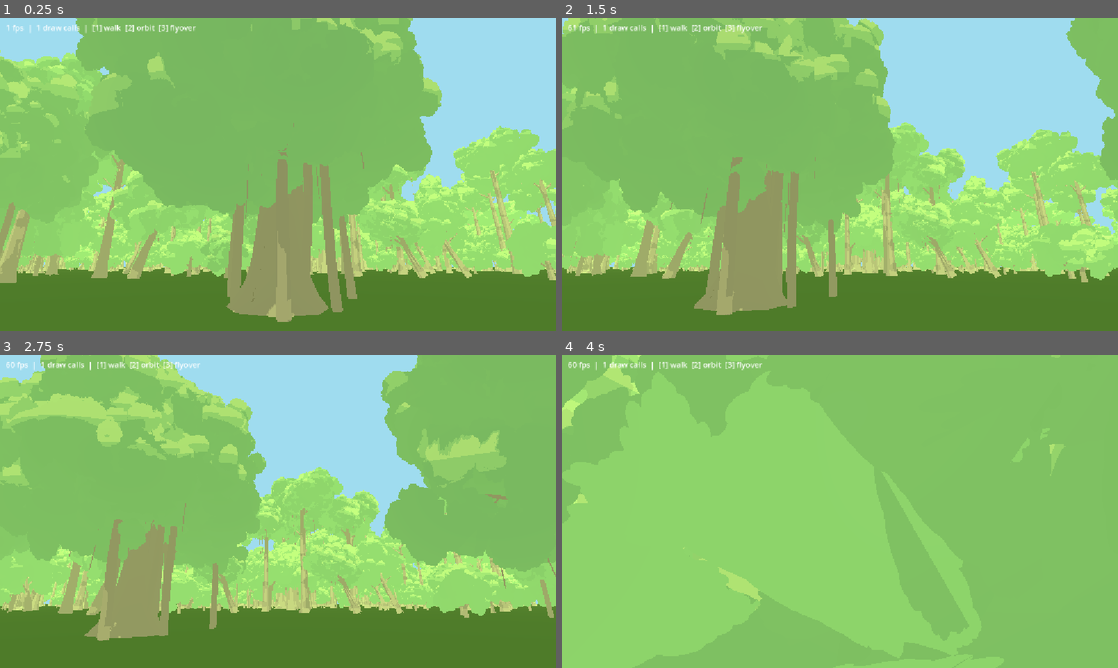
Above: before the commit, frames 1-4 (two rows, left to right).
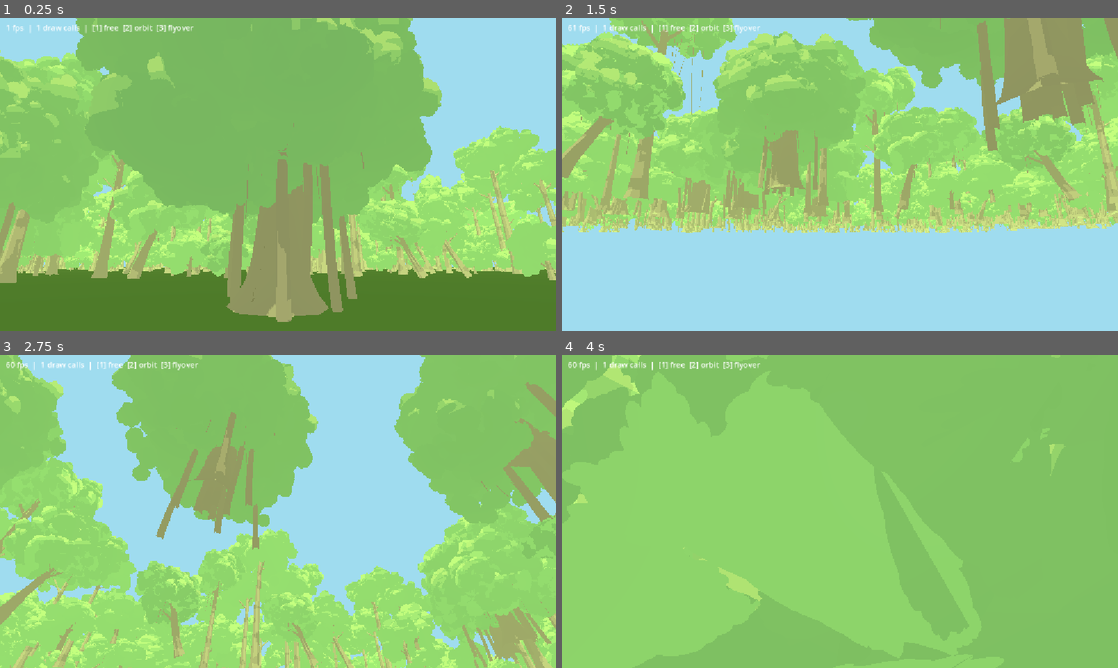
Above: after the commit, the same moments.

Repository: WMsans/anime-tree-rendering
Game: Godot game, scene res://demo/forest_demo.tscn
The game is run twice, just before and just after one commit, with the same random seed, the same clock (stepped at 60 frames per second) and the same inputs. The project has no main scene, so this scene is started directly.
Inputs (mouse positions are in pixels of both pictures, inside the frame that each line leads up to):
- Up to frame 1 (0.25 s): no input
- Up to frame 2 (1.5 s): tap Enter at 0.5 s; move the mouse to (962, 158) at 0.52 s; hold Right (ui_right) 0.53-1.28 s; hold Shift 0.53-1.28 s; click (962, 158) at 0.67 s; tap Space at 0.77, 0.8, 1.07, 1.35 s; move the mouse to (728, 190) at 1.27 s; hold Down (ui_down) from 1.28 s (still down); click (728, 190) at 1.42 s
- Up to frame 3 (2.75 s): tap Space at 1.52, 1.82, 2.3 s; tap Shift at 1.55 s; move the mouse to (333, 442) at 2.02 s; release Down (ui_down) at 2.03 s; hold Right (ui_right) from 2.03 s (still down); hold Shift from 2.03 s (still down); click (333, 442) at 2.17 s
- Up to frame 4 (4 s): move the mouse to (812, 574) at 2.77 s; release Right (ui_right) at 2.78 s; release Shift at 2.78 s; hold Up (ui_up) 2.78-3.53 s; tap 1 at 2.85 s; click (812, 574) at 2.92 s; tap Space at 3.02, 3.32 s; tap Shift at 3.05 s; move the mouse to (1006, 558) at 3.52 s; hold Left (ui_left) from 3.53 s (still down); hold Space from 3.53 s (still down); tap 2 at 3.6 s; click (1006, 558) at 3.67 s

The runs differ from the first frame. In frame 1, 0.2% of the frame differs, in the area x 18-36%, y 2-5%; in frame 2, 77%, in the area x 0-100%, y 0-100%; in frame 3, 62%; in frame 4, 0.2%.

Commit message:
fix: better demo camera rig

Diff:
--- a/demo/camera_rig.gd
+++ b/demo/camera_rig.gd
@@ -1,10 +1,12 @@
 extends Node3D
-## Demo cameras. 1 = walk under the canopy (WASD + mouse, right-click to capture mouse),
-## 2 = orbit, 3 = flyover. Shows FPS and draw calls.
+## Demo cameras. 1 = free camera (WASD, Space up, Shift down), 2 = orbit, 3 = flyover.
+## Mouse looks around (mouse is captured on start; Esc releases it, click to recapture).
+## Shows FPS and draw calls.
 
-@export var walk_speed := 6.0
+@export var walk_speed := 12.0
 @export var orbit_speed := 0.08
 @export var fly_speed := 25.0
+@export var mouse_sensitivity := 0.003
 @export var animate := true  ## perf/capture scripts turn this off for stable views
 
 @onready var cams := {1: $CamWalk, 2: $CamOrbit, 3: $CamFly}
@@ -18,6 +20,7 @@
 	add_child(layer)
 	layer.add_child(_label)
 	_label.position = Vector2(12, 8)
+	Input.mouse_mode = Input.MOUSE_MODE_CAPTURED
 	set_mode(1)
 
 
@@ -26,31 +29,34 @@
 	(cams[m] as Camera3D).make_current()
 
 
-func _unhandled_input(e: InputEvent) -> void:
+func _input(e: InputEvent) -> void:
 	if e is InputEventKey and e.pressed and e.keycode in [KEY_1, KEY_2, KEY_3]:
 		set_mode(e.keycode - KEY_0)
-	elif e is InputEventMouseButton and e.button_index == MOUSE_BUTTON_RIGHT and e.pressed:
-		Input.mouse_mode = Input.MOUSE_MODE_VISIBLE if Input.mouse_mode == Input.MOUSE_MODE_CAPTURED else Input.MOUSE_MODE_CAPTURED
-	elif e is InputEventMouseMotion and _mode == 1 and Input.mouse_mode == Input.MOUSE_MODE_CAPTURED:
-		var c: Camera3D = cams[1]
-		c.rotation.y -= e.relative.x * 0.003
-		c.rotation.x = clampf(c.rotation.x - e.relative.y * 0.003, -1.4, 1.4)
+	elif e is InputEventKey and e.pressed and e.keycode == KEY_ESCAPE:
+		Input.mouse_mode = Input.MOUSE_MODE_VISIBLE
+	elif e is InputEventMouseButton and e.pressed and e.button_index == MOUSE_BUTTON_LEFT:
+		Input.mouse_mode = Input.MOUSE_MODE_CAPTURED
+	elif e is InputEventMouseMotion and _mode != 2 and Input.mouse_mode == Input.MOUSE_MODE_CAPTURED:
+		var c: Camera3D = cams[_mode]
+		c.rotation.y -= e.relative.x * mouse_sensitivity
+		c.rotation.x = clampf(c.rotation.x - e.relative.y * mouse_sensitivity, -1.5, 1.5)
 
 
 func _process(dt: float) -> void:
-	_label.text = "%d fps  |  %d draw calls  |  [1] walk  [2] orbit  [3] flyover" % [
+	_label.text = "%d fps  |  %d draw calls  |  [1] free  [2] orbit  [3] flyover" % [
 		Engine.get_frames_per_second(),
 		RenderingServer.get_rendering_info(RenderingServer.RENDERING_INFO_TOTAL_DRAW_CALLS_IN_FRAME)]
 	if not animate:
 		return
 	if _mode == 1:
 		var c: Camera3D = cams[1]
-		var dir := Vector3(Input.get_axis("ui_left", "ui_right"), 0, Input.get_axis("ui_up", "ui_down"))
+		var dir := Vector3.ZERO
 		for k in [[KEY_W, Vector3.FORWARD], [KEY_S, Vector3.BACK], [KEY_A, Vector3.LEFT], [KEY_D, Vector3.RIGHT]]:
 			if Input.is_physical_key_pressed(k[0]):
 				dir += k[1]
-		var flat := Basis(Vector3.UP, c.rotation.y)
-		c.position += flat * dir.normalized() * walk_speed * dt
+		var up := 1.0 if Input.is_physical_key_pressed(KEY_SPACE) else 0.0
+		up -= 1.0 if Input.is_physical_key_pressed(KEY_SHIFT) else 0.0
+		c.position += (c.global_basis * dir.normalized() + Vector3.UP * up) * walk_speed * dt
 	elif _mode == 2:
 		_orbit_angle += orbit_speed * dt
 		var c: Camera3D = cams[2]
